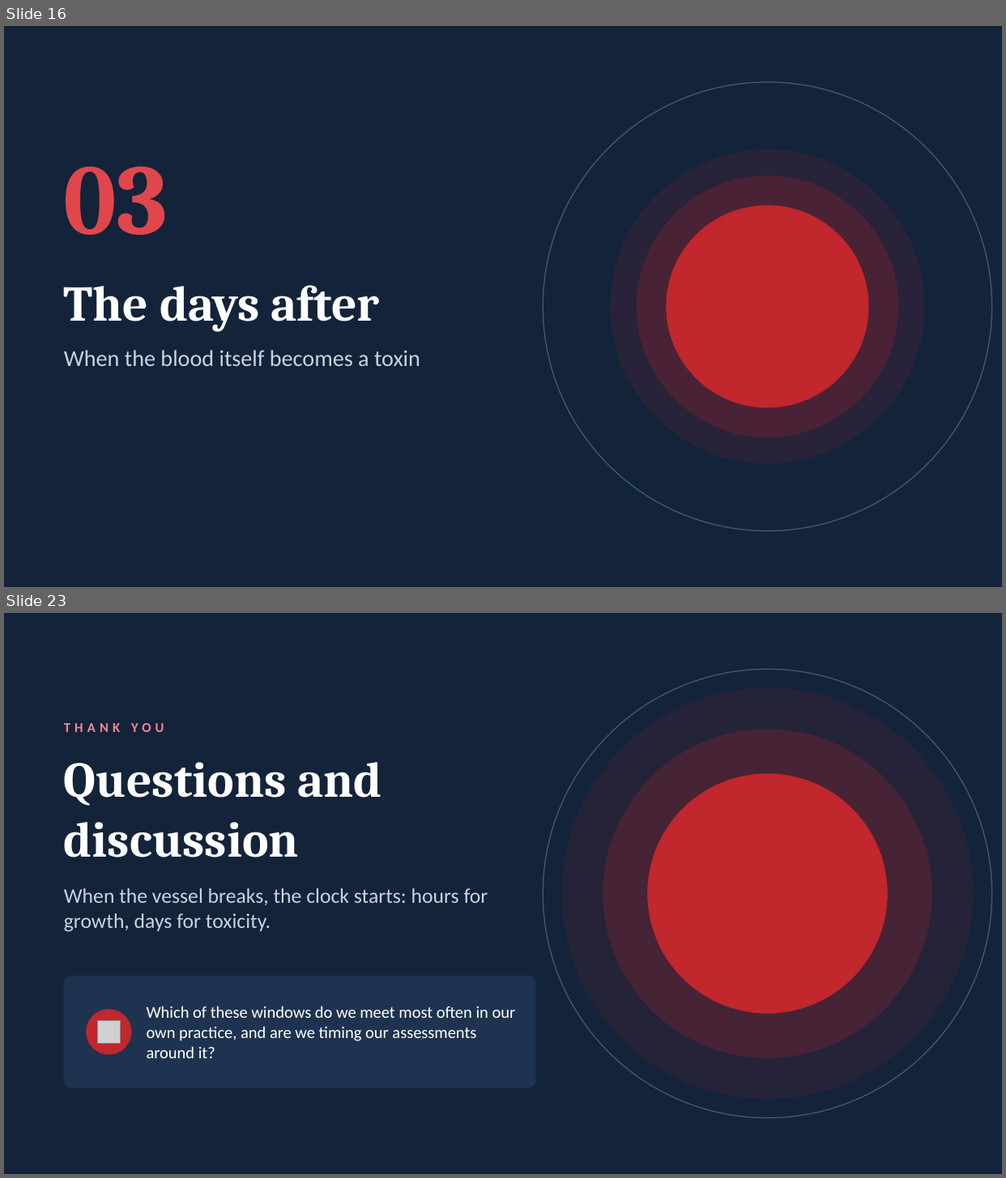
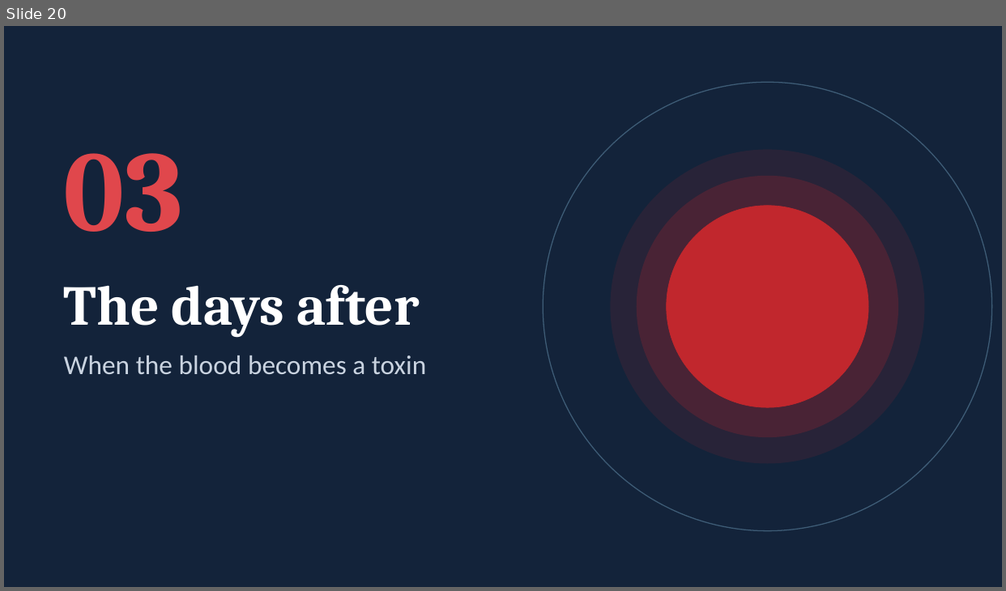
Before and after one commit to fredtom1/fred-Tom-, a slide deck: Chapter5_ICH_Pathophysiology.pptx. Shown one above the other, each under a label of ours: slides 16 and 23 before the commit, slide 20 after it; the slides between them are not shown. The pictures are 1006x1178 and 1006x591 pixels, drawn with LibreOffice and Linux fonts; fonts in the diff are those of the drawing; grey boxes stand for pictures. Boxes give left, top, right and bottom in pixels: in the first picture for what was removed or moved away, otherwise in the second. Text is boxed around its words. In the diff, an @@ line names an element or a change of style, - is before the commit and + after.

```diff
--- a/Chapter5_ICH_Pathophysiology.pptx
+++ b/Chapter5_ICH_Pathophysiology.pptx
@@ slide 23 removed at <box>4,613,1002,1174</box>, background #13233A @@
@@ ellipse removed at <box>543,669,992,1118</box> @@
@@ ellipse removed at <box>562,688,974,1100</box> @@
@@ text removed at <box>64,723,164,732</box> @@
-THANK YOU
@@ ellipse removed at <box>603,729,932,1059</box> @@
@@ text removed at <box>64,762,382,858</box> @@
-Questions and discussion
@@ ellipse removed at <box>648,774,888,1013</box> @@
@@ text removed at <box>64,888,488,932</box> @@
-When the vessel breaks, the clock starts: hours for growth, days for toxicity.
@@ rounded rectangle removed at <box>64,976,535,1088</box> @@
@@ ellipse removed at <box>87,1010,131,1054</box> @@
@@ picture removed at <box>98,1021,120,1043</box> @@
@@ text removed at <box>147,1006,516,1059</box> @@
-Which of these windows do we meet most often in our own practice, and are we timing our assessments around it?
@@ what was slide 16 is now slide 20 @@
@@ slide 20 changed as well @@
@@ text "03": place and size @@
-text "03" at <box>64,166,168,235</box>
+text "03" at <box>64,153,183,232</box>
@@ text "03" at <box>64,153,183,232</box>: size 96 to 110 pt @@
@@ text "The days after" at <box>64,285,420,337</box>: size 48 to 54 pt @@
@@ text at <box>64,356,426,374</box>: text changed; size 22 to 26 pt @@
-When the blood itself becomes a toxin
+When the blood becomes a toxin
```
Also in this commit, not shown: 13 other slides changed, 17 slides added, 10 other slides removed, 12 other files.
